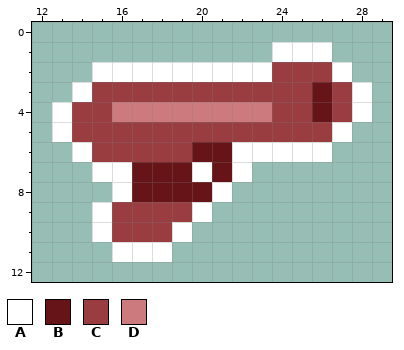
Pixel-art sprite -- Blank Pixel Game/sprites/sprGun_1/057b9040-dc18-4ea5-af6f-6eac95ab0228.png. This is how it looked before the edit.
The file is 40x16 pixels. Shown: x 12..29, y 0..12.
Palette (. is transparent): A #ffffff  B #661417  C #993d40  D #cc7a7d
Pixels before, first column x 13:
 1 ...........AAA..
 2 ..AAAAAAAAACCCA.
 3 .ACCCCCCCCCCCBCA
 4 ACCDDDDDDDDCCBCA
 5 ACCCCCCCCCCCCCA.
 6 .ACCCCCBBAAAAA..
 7 ..AABBBABA......
 8 ...ABBBBA.......
 9 ..ACCCCA........
10 ..ACCCA.........
11 ...AAA..........
New version:
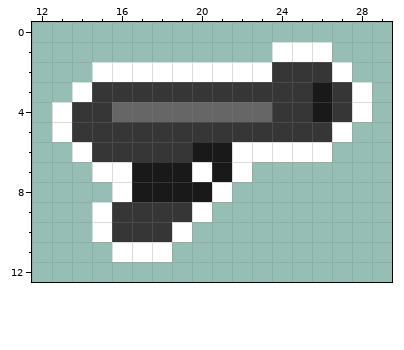
Edits made:
colour B: #661417 -> #191919
colour C: #993d40 -> #363636
colour D: #cc7a7d -> #666666
